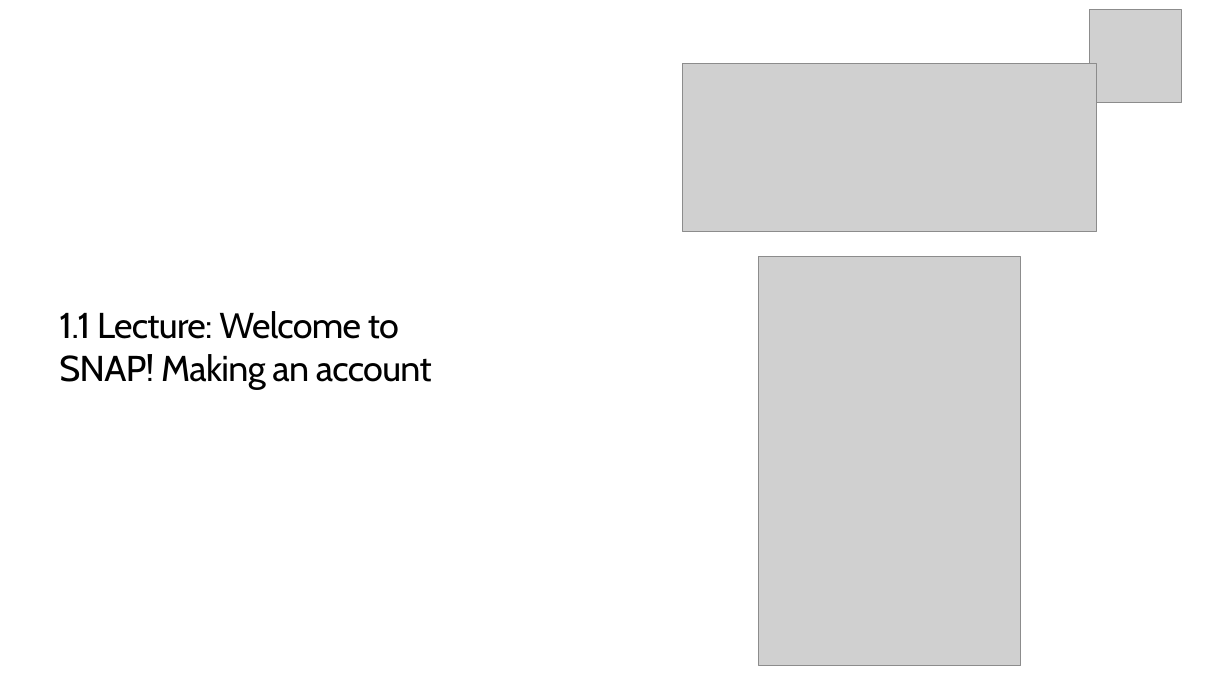
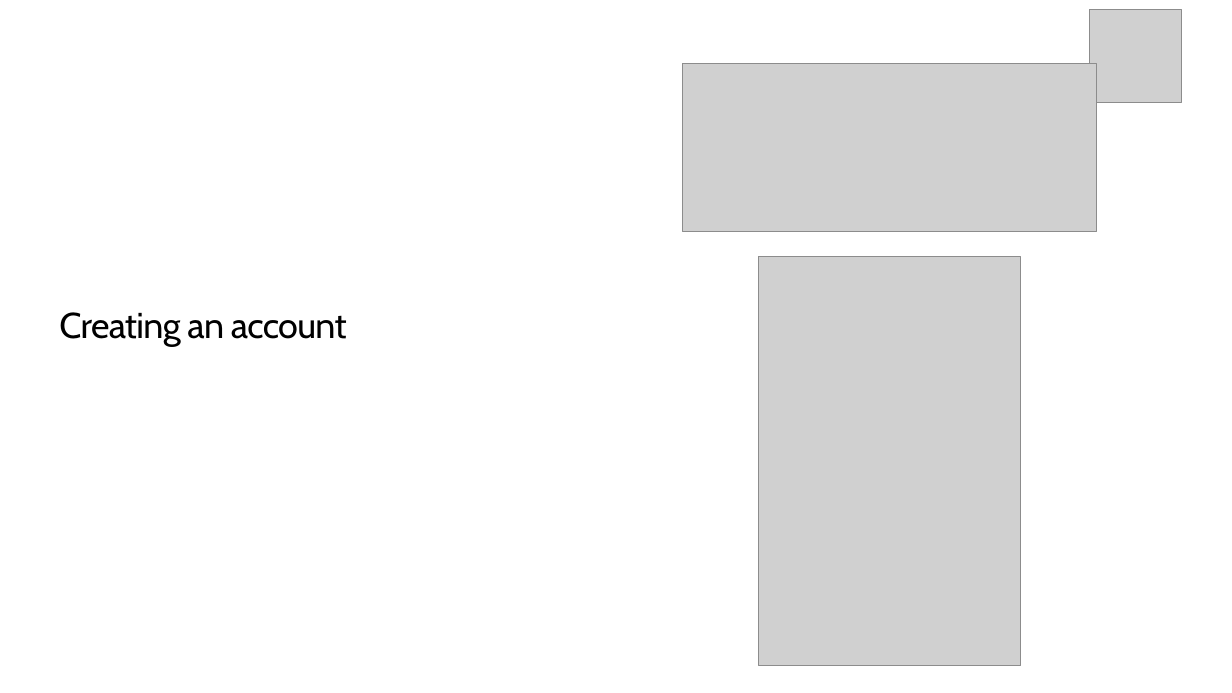
Before and after one commit to TEALSK12/introduction-to-computer-science, a slide deck: slide 6 of slidedecks/TEALS SNAP 1.1.pptx. Drawn at 1232x693 pixels with LibreOffice and Linux fonts; fonts in the diff are those of the drawing; grey boxes stand for pictures; background and template pictures are left out. Boxes give left, top, right and bottom in pixels: in the first picture for what was removed or moved away, otherwise in the second. Text is boxed around its words. In the diff, an @@ line names an element or a change of style, - is before the commit and + after.

```diff
--- a/slidedecks/TEALS SNAP 1.1.pptx
+++ b/slidedecks/TEALS SNAP 1.1.pptx
@@ title at [59,312,347,347]: text changed @@
-1.1 Lecture: Welcome to SNAP! Making an account
+Creating an account
```
Also in this commit, not shown: 8 other slides changed, 1 slide added, 2 slides removed, 18 other files.
